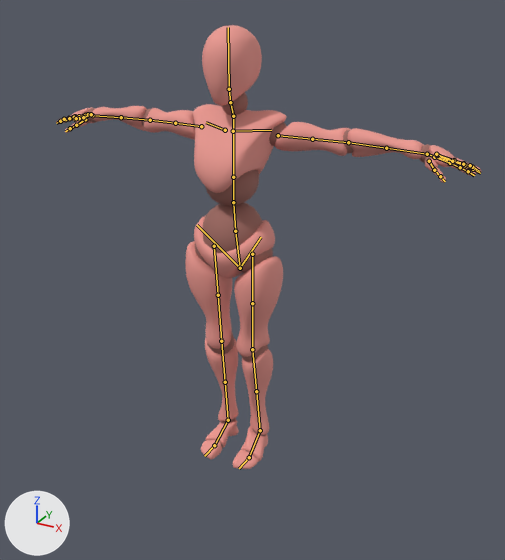
The Blender file models/characters/xbot/xbot.blend: old version first, new version second.
Rendered twice from a 50 mm camera at (1.31, -2.24, 1.97) aimed at (0.16, -0.14, 0.92). The lights are fixed; the arrows at lower left show +X, +Y and +Z. The bones that bend it are drawn over the model as lines.

Objects in the first picture: 'xbot_mesh'.
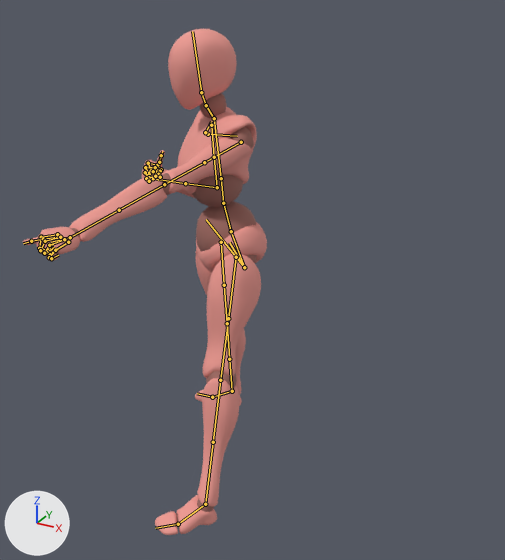
The newer file adds an action. The first version stands in its rest pose; the second is drawn at frame 7 of the action 'Punch'.

Pixel boxes [x1, y1, x2, y2] of what changed, in the pictures (505 x 560 px):
'xbot_mesh', posed (43% narrower, 14% taller)
    before: [56, 25, 482, 469]
    after: [23, 29, 267, 535]

The change in detail:
Bone 'torso' (bone_torso) turns from (0, 0, 0) to (7, 0, -40) degrees about its own x, y and z.
Bone 'f_index.01_master.L' (bone_f_index_01_master_l) turns from (0, 0, 0) to (86, -26, 6) degrees about its own x, y and z.
Bone 'f_index.01_master.L' (bone_f_index_01_master_l) is rescaled from (1.0, 1.0, 1.0) to (1.0, 0.64, 1.0).
Bone 'f_middle.01_master.L' (bone_f_middle_01_master_l) turns from (0, 0, 0) to (83, -19, 6) degrees about its own x, y and z.
Bone 'f_middle.01_master.L' (bone_f_middle_01_master_l) is rescaled from (1.0, 1.0, 1.0) to (1.0, 0.64, 1.0).
Bone 'f_ring.01_master.L' (bone_f_ring_01_master_l) turns from (0, 0, 0) to (82, -1, 7) degrees about its own x, y and z.
Bone 'f_ring.01_master.L' (bone_f_ring_01_master_l) is rescaled from (1.0, 1.0, 1.0) to (1.0, 0.64, 1.0).
Bone 'f_pinky.01_master.L' (bone_f_pinky_01_master_l) turns from (0, 0, 0) to (90, 12, 16) degrees about its own x, y and z.
Bone 'f_pinky.01_master.L' (bone_f_pinky_01_master_l) is rescaled from (1.0, 1.0, 1.0) to (1.0, 0.64, 1.0).
Bone 'f_index.01_master.R' (bone_f_index_01_master_r) turns from (0, 0, 0) to (86, 26, -6) degrees about its own x, y and z.
Bone 'f_index.01_master.R' (bone_f_index_01_master_r) is rescaled from (1.0, 1.0, 1.0) to (1.0, 0.64, 1.0).
Bone 'f_middle.01_master.R' (bone_f_middle_01_master_r) turns from (0, 0, 0) to (83, 19, -6) degrees about its own x, y and z.
Bone 'f_middle.01_master.R' (bone_f_middle_01_master_r) is rescaled from (1.0, 1.0, 1.0) to (1.0, 0.64, 1.0).
Bone 'f_ring.01_master.R' (bone_f_ring_01_master_r) turns from (0, 0, 0) to (82, 1, -7) degrees about its own x, y and z.
Bone 'f_ring.01_master.R' (bone_f_ring_01_master_r) is rescaled from (1.0, 1.0, 1.0) to (1.0, 0.64, 1.0).
Bone 'f_pinky.01_master.R' (bone_f_pinky_01_master_r) turns from (0, 0, 0) to (90, -12, -16) degrees about its own x, y and z.
Bone 'f_pinky.01_master.R' (bone_f_pinky_01_master_r) is rescaled from (1.0, 1.0, 1.0) to (1.0, 0.64, 1.0).
Bone 'hand_ik.L' (bone_hand_ik_l) moves from (0.0, 0.0, 0.0) to (-0.833, -0.821, -0.177).
Bone 'hand_ik.L' (bone_hand_ik_l) turns from (0, 0, 0) to (95, -7, -7) degrees about its own x, y and z.
Bone 'upper_arm_ik_target.L' (bone_upper_arm_ik_target_l) moves from (0.0, 0.0, 0.0) to (-0.059, -0.049, -0.367).
Bone 'hand_ik.R' (bone_hand_ik_r) moves from (0.0, 0.0, 0.0) to (0.411, -0.154, -0.182).
Bone 'hand_ik.R' (bone_hand_ik_r) turns from (0, 0, 0) to (133, -12, 71) degrees about its own x, y and z.
Bone 'upper_arm_ik_target.R' (bone_upper_arm_ik_target_r) moves from (0.0, 0.0, 0.0) to (0.237, -0.075, -0.342).
Bone 'foot_ik.L' (bone_foot_ik_l) moves from (0.0, 0.0, 0.0) to (0.04, -0.52, 0.0).
Bone 'foot_ik.L' (bone_foot_ik_l) turns from (0, 0, 0) to (0, 0, -47) degrees about its own x, y and z.
Bone 'foot_ik.R' (bone_foot_ik_r) moves from (0.0, 0.0, 0.0) to (-0.127, 0.253, 0.0).
Bone 'foot_ik.R' (bone_foot_ik_r) turns from (0, 0, 0) to (-1, 7, -81) degrees about its own x, y and z.
Bone 'foot_spin_ik.R' (bone_foot_spin_ik_r) moves from (0.0, 0.0, 0.0) to (0.0, 0.0, -0.026).
